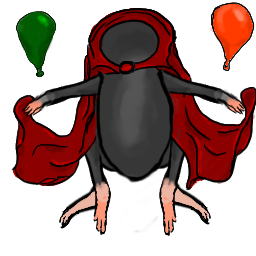
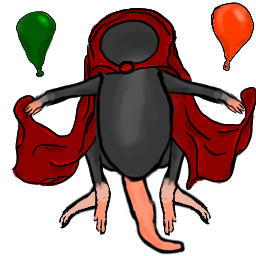
Two versions of the same layered image (256px x 256px). Layer-by-layer changes:
added layer "Copy of Layer 34" above "Layer 34" over [120, 174, 186, 255]
added layer "Layer 34" above "Layer 28 Merged" over [120, 174, 186, 255]
